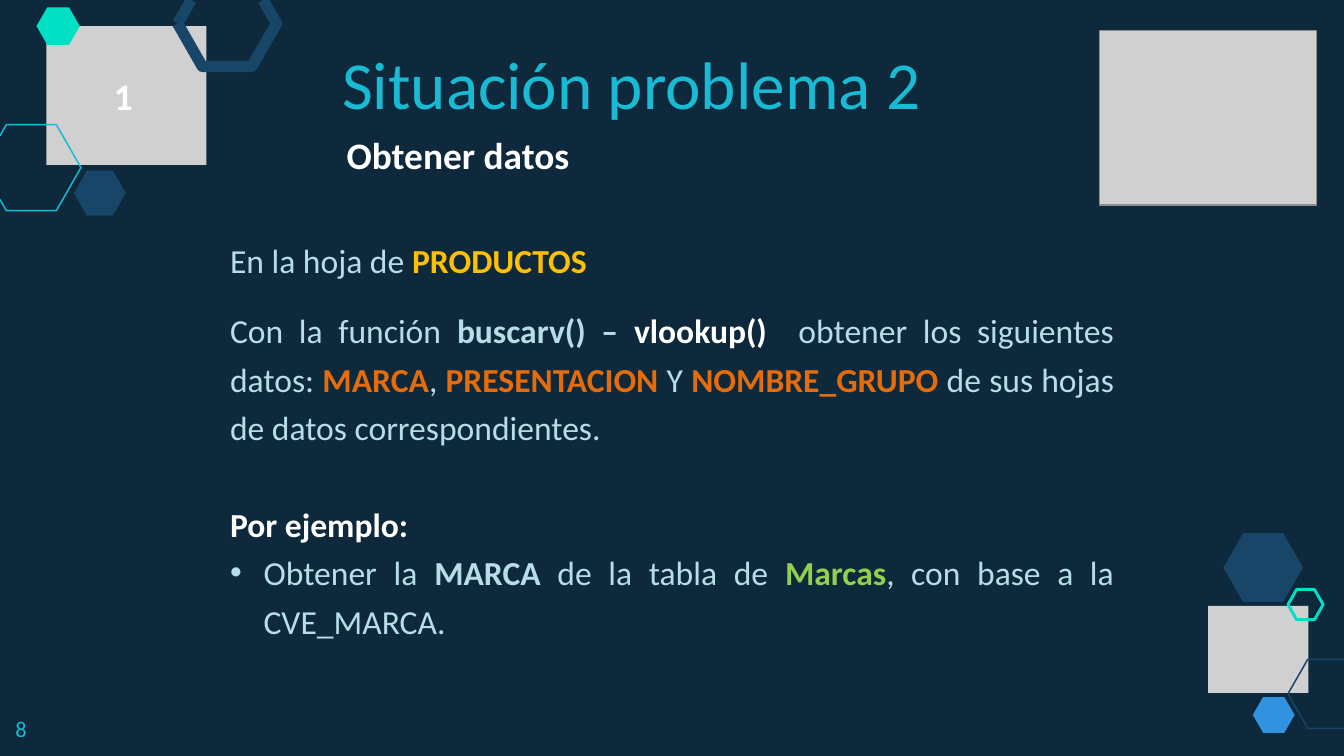
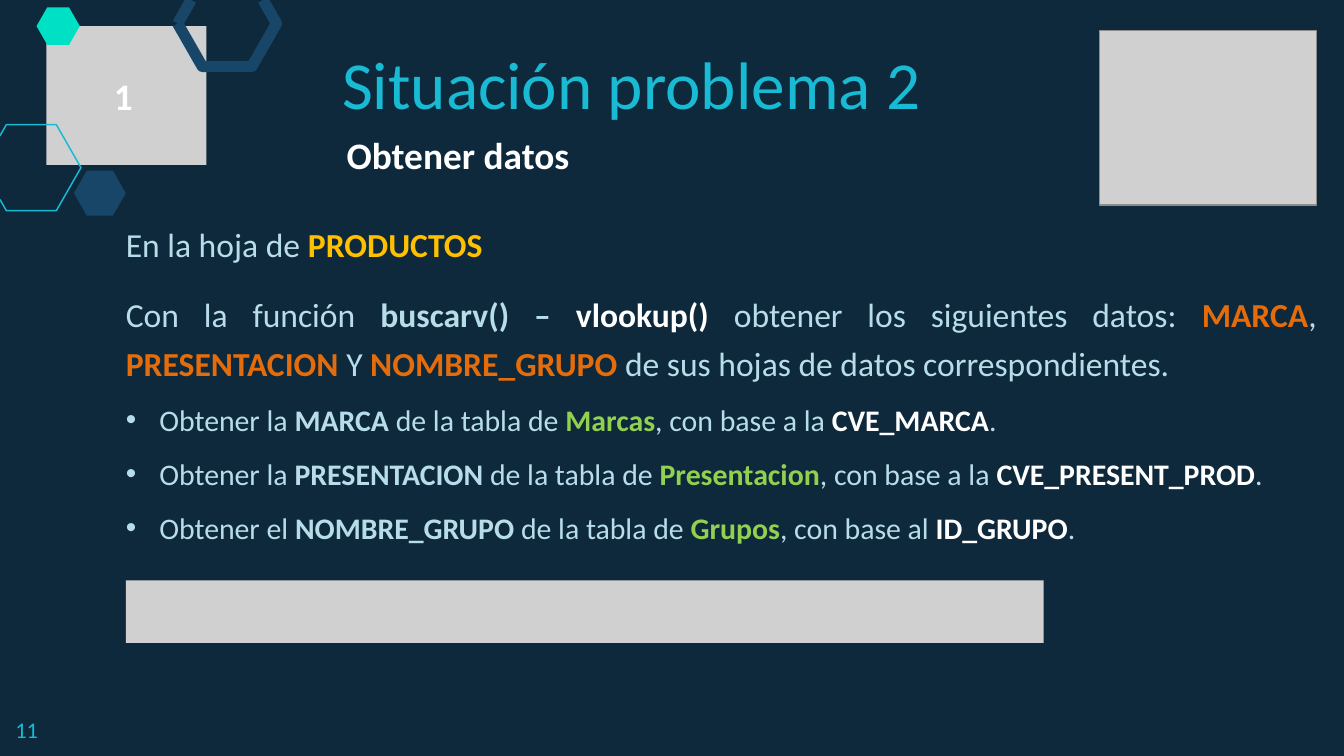
Before and after one commit to lizetheP/PensamientoC, a slide deck: slide 11 of Calendario2019/Presentaciones/Semana5/SITUACION2F.pptx (slide 9 before the commit). Drawn at 1344x756 pixels with LibreOffice and Linux fonts; fonts in the diff are those of the drawing; grey boxes stand for pictures. Boxes give left, top, right and bottom in pixels: in the first picture for what was removed or moved away, otherwise in the second. Text is boxed around its words. In the diff, an @@ line names an element or a change of style, - is before the commit and + after.

```diff
--- a/Calendario2019/Presentaciones/Semana5/SITUACION2F.pptx
+++ b/Calendario2019/Presentaciones/Semana5/SITUACION2F.pptx
@@ text "En la hoja de PRODUCTOS": place and size @@
-text "En la hoja de PRODUCTOS" at (230, 249, 1114, 639)
+text "En la hoja de PRODUCTOS" at (126, 233, 1317, 544)
@@ text at (159, 410, 997, 436): size 18 to 16 pt in "Obtener la MARCA de la tabla de ..."; text colour #B7DEE8 to #FFFFFF, bold on in "CVE_MARCA."; more space between paragraphs @@
@@ text at (159, 464, 1263, 544): paragraphs added @@
+• Obtener la PRESENTACION de la tabla de Presentacion, con base a la CVE_PRESENT_PROD.
+• Obtener el NOMBRE_GRUPO de la tabla de Grupos, con base al ID_GRUPO.
@@ text at (230, 513, 408, 543): paragraph removed @@
-Por ejemplo:
@@ freeform shape removed at (1223, 534, 1302, 602) @@
@@ picture added at (126, 581, 1044, 644) @@
@@ freeform shape removed at (1288, 590, 1322, 621) @@
@@ picture removed at (1208, 606, 1309, 694) @@
@@ freeform shape removed at (1288, 660, 1344, 695) @@
@@ freeform shape removed at (1253, 698, 1294, 734) @@
@@ freeform shape removed at (1288, 694, 1344, 728) @@
@@ text at (15, 723, 37, 738): text changed @@
-8
+11
```
Also in this commit, not shown: 14 other slides changed, 8 slides added, 2 slides removed, 20 other files.
